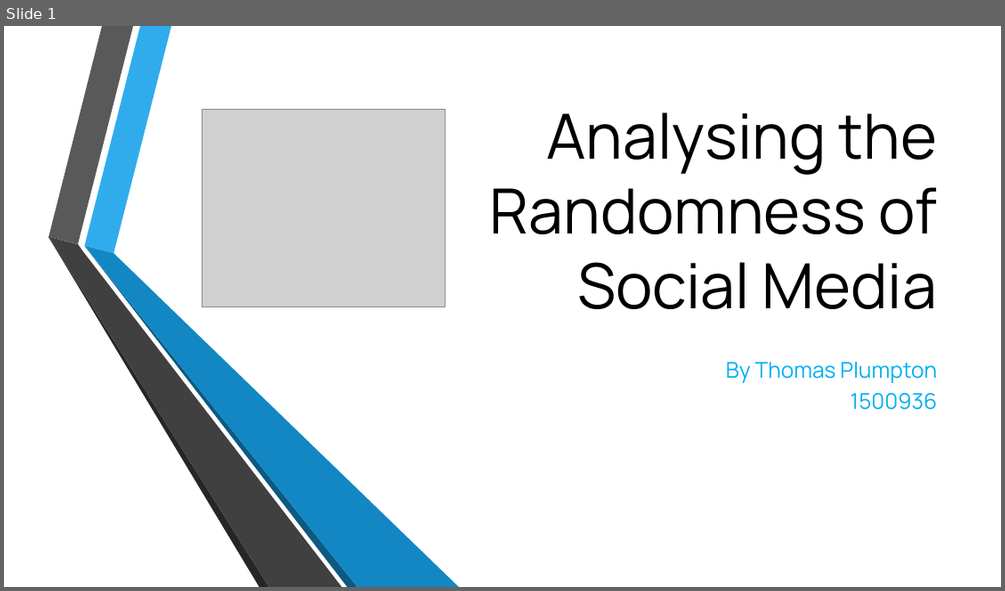
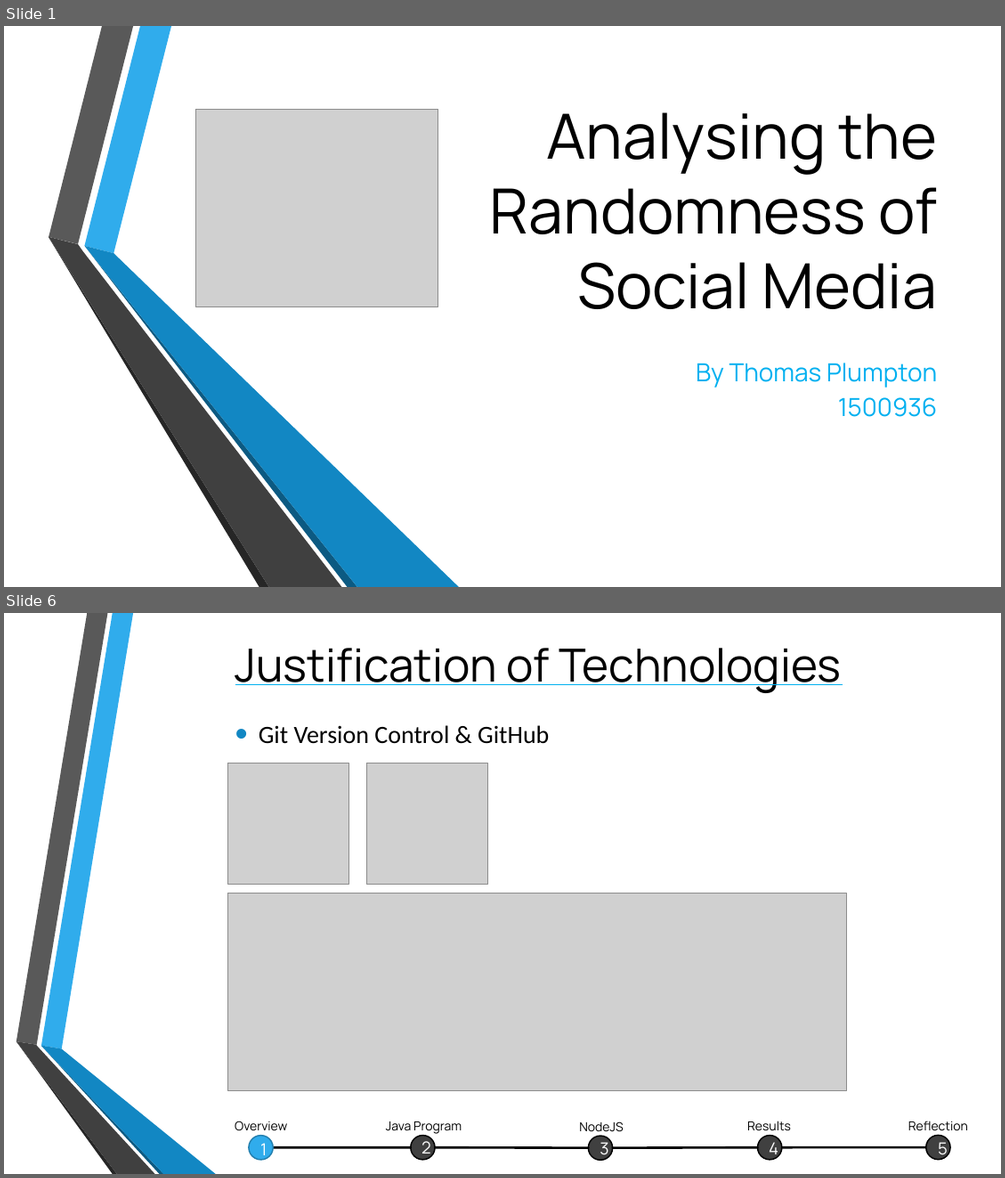
Before and after one commit to TomPlum/major-project, a slide deck: NodeJS/public/ppt/viva.pptx. Shown one above the other, each under a label of ours: slide 1 before the commit, slides 1 and 6 after it; the slides between them are not shown. The pictures are 1005x591 and 1005x1178 pixels, drawn with LibreOffice and Linux fonts; fonts in the diff are those of the drawing; grey boxes stand for pictures; background and template pictures are left out. Boxes give left, top, right and bottom in pixels: in the first picture for what was removed or moved away, otherwise in the second. Text is boxed around its words. In the diff, an @@ line names an element or a change of style, - is before the commit and + after.

```diff
--- a/NodeJS/public/ppt/viva.pptx
+++ b/NodeJS/public/ppt/viva.pptx
@@ slide 6 added at (x1=4, y1=613, x2=1001, y2=1174), background picture (left out) @@
@@ title added at (x1=235, y1=648, x2=841, y2=693), 44 pt, text #000000, underline @@
+Justification of Technologies
@@ text added at (x1=259, y1=725, x2=549, y2=744), 24 pt, text #000000 @@
+• Git Version Control & GitHub
@@ picture added at (x1=227, y1=763, x2=348, y2=884) @@
@@ picture added at (x1=367, y1=763, x2=488, y2=884) @@
@@ picture added at (x1=227, y1=893, x2=847, y2=1091) @@
@@ group added at (x1=16, y1=613, x2=216, y2=1174): 6 freeform shapes @@
@@ text added at (x1=235, y1=1120, x2=287, y2=1131), 12 pt, text #000000 @@
+Overview
@@ ellipse added at (x1=249, y1=1135, x2=273, y2=1159), fill #30ACEC, outline #247FAF 1.25 pt @@
@@ text added at (x1=260, y1=1143, x2=267, y2=1159), 16 pt, text #FFFFFF @@
+1
@@ text added at (x1=386, y1=1121, x2=461, y2=1134), 12 pt, text #000000 @@
+Java Program
@@ ellipse added at (x1=411, y1=1135, x2=436, y2=1159), fill #404040, outline #000000 1.25 pt @@
@@ text added at (x1=421, y1=1138, x2=431, y2=1159), 16 pt, text #FFFFFF @@
+2
@@ text added at (x1=579, y1=1121, x2=623, y2=1132), 12 pt, text #000000 @@
+NodeJS
@@ ellipse added at (x1=588, y1=1135, x2=613, y2=1160), fill #404040, outline #000000 1.25 pt @@
@@ text added at (x1=599, y1=1142, x2=608, y2=1159), 16 pt, text #FFFFFF @@
+3
@@ text added at (x1=747, y1=1120, x2=791, y2=1131), 12 pt, text #000000 @@
+Results
@@ ellipse added at (x1=758, y1=1135, x2=783, y2=1159), fill #404040, outline #000000 1.25 pt @@
@@ text added at (x1=769, y1=1138, x2=778, y2=1159), 16 pt, text #FFFFFF @@
+4
@@ text added at (x1=908, y1=1120, x2=968, y2=1135), 12 pt, text #000000 @@
+Reflection
@@ ellipse added at (x1=926, y1=1135, x2=951, y2=1159), fill #404040, outline #000000 1.25 pt @@
@@ text added at (x1=938, y1=1138, x2=947, y2=1159), 16 pt, text #FFFFFF @@
+5
@@ line added from (273, 1148) to (411, 1148), #000000 2.25 pt @@
@@ line added from (435, 1148) to (588, 1148), #000000 2.25 pt @@
@@ line added from (613, 1148) to (758, 1148), #000000 2.25 pt @@
@@ line added from (782, 1148) to (926, 1147), #000000 2.25 pt @@
@@ slide 1 changed as well @@
@@ picture moved from (x1=202, y1=110, x2=445, y2=306) to (x1=195, y1=110, x2=438, y2=306) @@
@@ subtitle "By Thomas Plumpton" at (x1=696, y1=362, x2=937, y2=417): size 21 to 24 pt @@
```
Also in this commit, not shown: 7 other slides changed, 9 other slides added, 5 slides removed.
